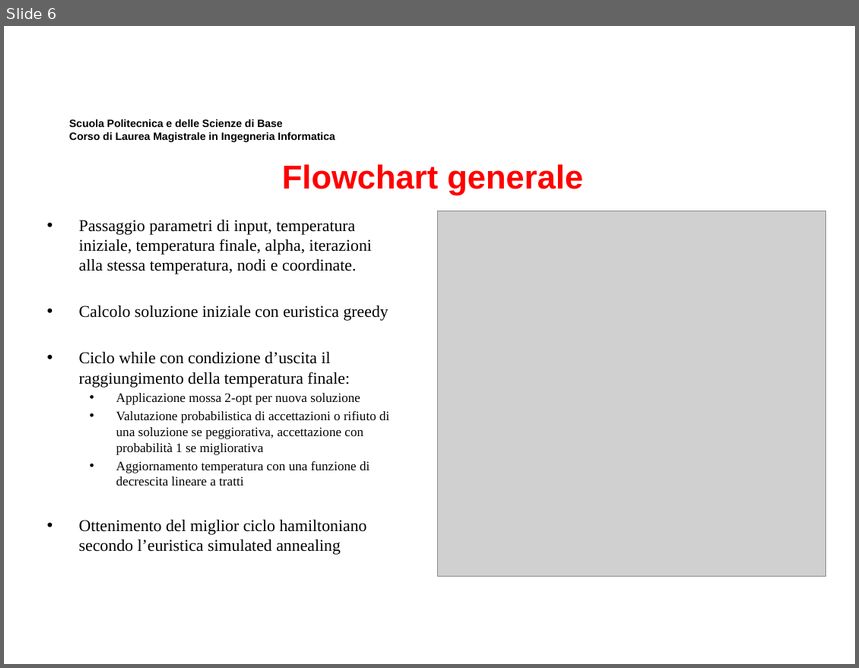
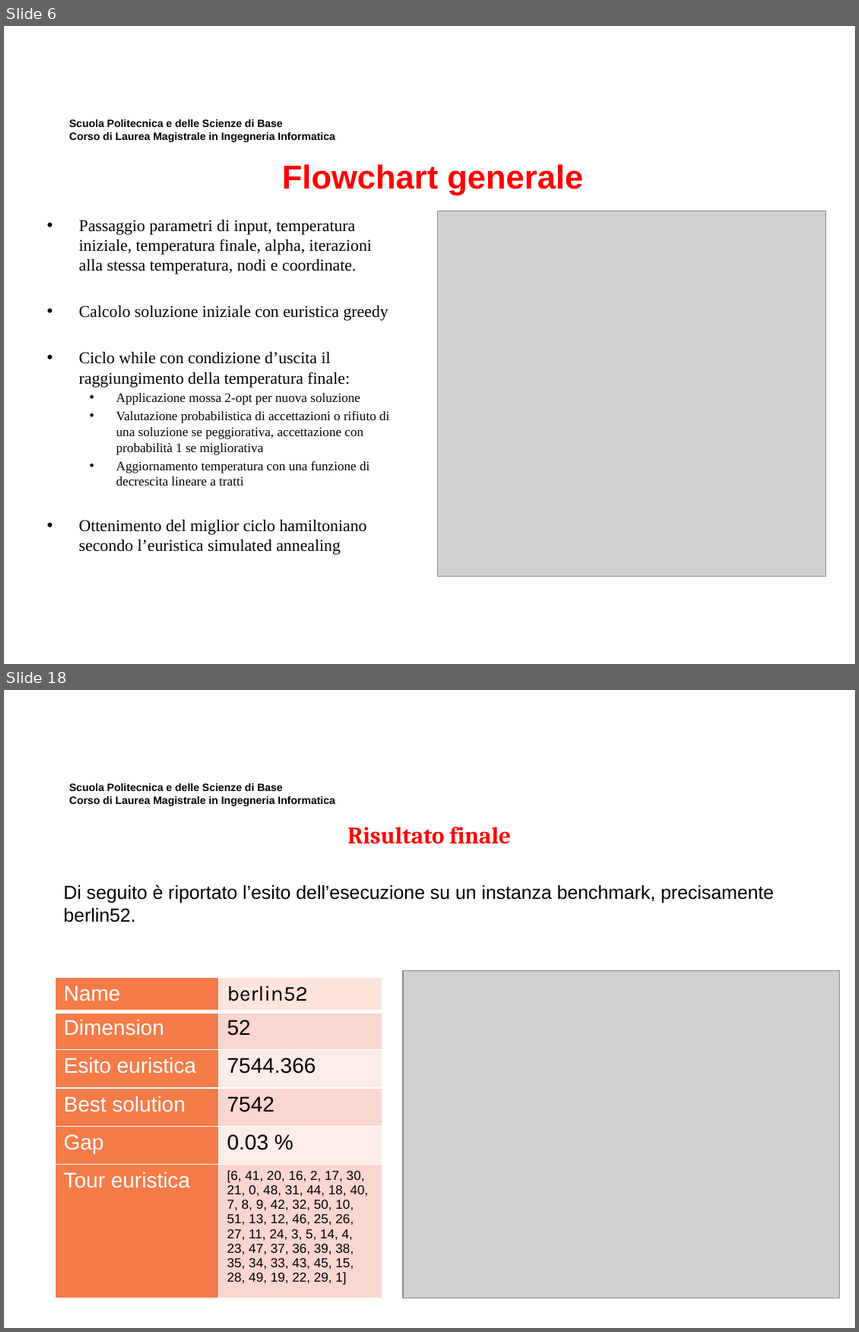
Before and after one commit to MicheleMaresca98/TSP-SimulatedAnnealing, a slide deck: Presentazione Elaborato Ricerca Operativa.pptx. Shown one above the other, each under a label of ours: slide 6 before the commit, slides 6 and 18 after it; the slides between them are not shown. The pictures are 859x668 and 859x1332 pixels, drawn with LibreOffice and Linux fonts; fonts in the diff are those of the drawing; grey boxes stand for pictures; background and template pictures are left out. Boxes give left, top, right and bottom in pixels: in the first picture for what was removed or moved away, otherwise in the second. Text is boxed around its words. In the diff, an @@ line names an element or a change of style, - is before the commit and + after.

```diff
--- a/Presentazione Elaborato Ricerca Operativa.pptx
+++ b/Presentazione Elaborato Ricerca Operativa.pptx
@@ slide 18 added at <box>4,690,855,1328</box>, background #FFFFFF; not listed: 1 template element that a slide beside it also shows @@
@@ text added at <box>348,827,511,844</box>, 20 pt, text #FF0000, bold @@
+Risultato finale
@@ text added at <box>63,885,774,923</box>, 16 pt, text #000000 @@
+Di seguito è riportato l’esito dell’esecuzione su un instanza benchmark, precisamente berlin52.
@@ table added at <box>55,978,382,1298</box>, 6 rows, 2 columns @@
+Name | berlin52
+Dimension | 52
+Esito euristica | 7544.366
+Best solution | 7542
+Gap | 0.03 %
+Tour euristica | [6, 41, 20, 16, 2, 17, 30, 21, 0, 48, 31, 44, 18, 40, 7, 8, 9, 42, 32, 50, 10, 51, 13, 12, 46, 25, 26, 27, 11, 24, 3, 5, 14, 4, 23, 47, 37, 36, 39, 38, 35, 34, 33, 43, 45, 15, 28, 49, 19, 22, 29, 1]
@@ picture added at <box>403,971,840,1298</box> @@
```
Also in this commit, not shown: 15 other slides added, 21 slides removed, 9 other files.
